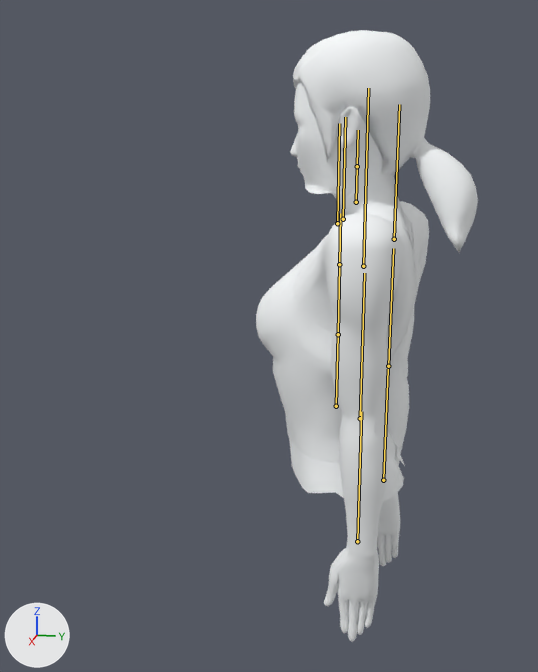
Renders of the glTF model zeni-site/scripts/zeni-personagem-clipes.glb from each side of a commit.
Rendered twice from a 50 mm camera at (1.39, 0.143, 0.483) aimed at (-0.014, -0.138, 0.132). Lighting does not change. The marker at lower left points along +X, +Y and +Z. The picture after the commit comes second. The bones that bend it are drawn over the model as lines.

The first picture shows 'Corpo'.
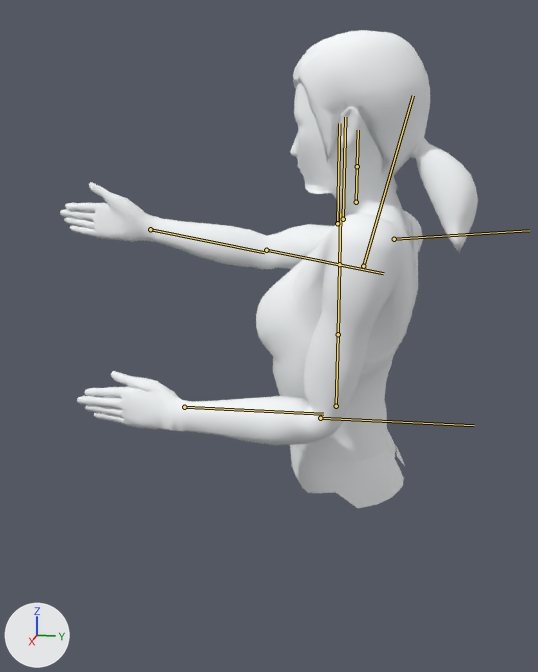
The newer file adds an action. The first version stands in its rest pose; the second is drawn at frame 29 of the action 'I_alcancar_a_frente'.

What differs and where, as boxes (x1, y1, x2, y2) in the pictures (538 x 672 px):
'Corpo', posed (88% wider, 22% shorter)
    before: (256, 30, 478, 642)
    after: (60, 30, 478, 508)
bone 'UpperArm.L', root to tip
    before: (363, 266) to (368, 88)
    after: (363, 266) to (413, 95)
bone 'Forearm.L', root to tip
    before: (360, 418) to (364, 273)
    after: (320, 418) to (474, 425)
bone 'UpperArm.R', root to tip
    before: (394, 239) to (399, 104)
    after: (394, 239) to (529, 230)
bone 'Forearm.R', root to tip
    before: (388, 366) to (393, 248)
    after: (266, 250) to (383, 273)

The change in detail:
Bone 'UpperArm.L' (bone_upperarm_l) turns from (0, 0, 0) to (-14, 0, 6) degrees about its own x, y and z.
Bone 'Forearm.L' (bone_forearm_l) turns from (0, 0, 0) to (-75, 0, 0) degrees about its own x, y and z.
Bone 'UpperArm.R' (bone_upperarm_r) turns from (0, 0, 0) to (-85, 0, -3) degrees about its own x, y and z.
Bone 'Forearm.R' (bone_forearm_r) turns from (0, 0, 0) to (-15, 0, 0) degrees about its own x, y and z.
